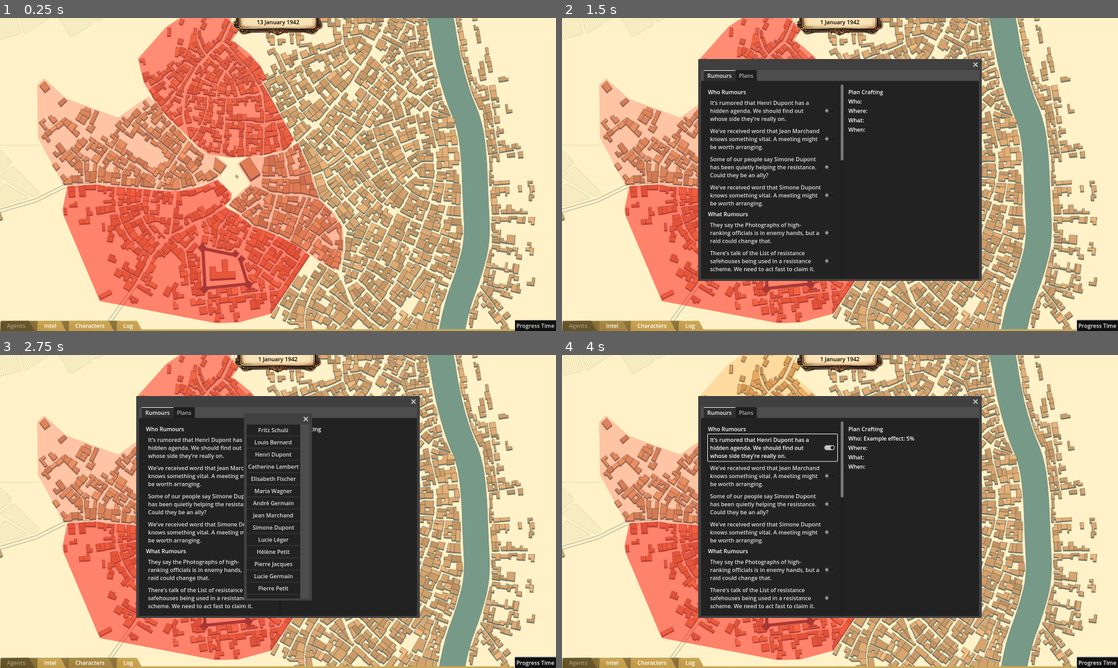
Above: before the commit, frames 1-4 (two rows, left to right).
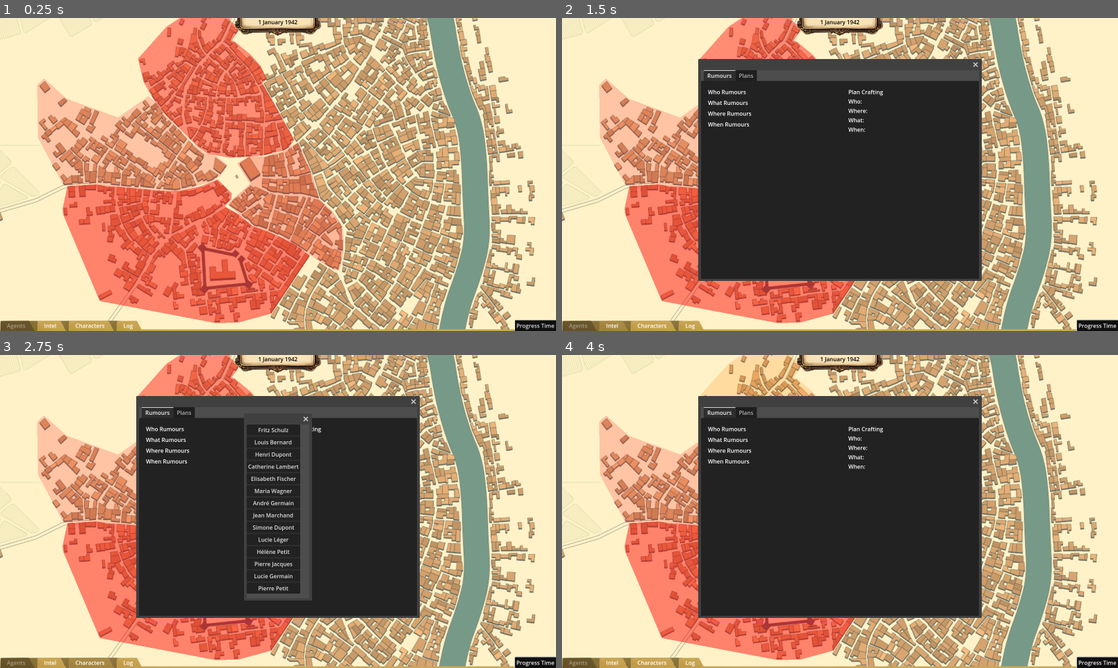
Above: after the commit, the same moments.

Repository: Stormwind-Gaming/stw-gogj-24
Game: Godot game, scene res://scenes/map.tscn
Two runs of this game, one before a commit and one after it. Both use one fixed random seed, a clock stepped at 60 frames per second and the inputs below.
Inputs (mouse positions are in pixels of both pictures, inside the frame that each line leads up to):
- Up to frame 1 (0.25 s): no input
- Up to frame 2 (1.5 s): click "Progress Time" at 0.5 s; click "Intel" at 1.25 s
- Up to frame 3 (2.75 s): click "Characters" at 2 s
- Up to frame 4 (4 s): click "Log" at 2.75 s; click (773, 448) at 3.5 s, where only the run before the commit has a clickable "It’s rumored that Henri Dupon…"

The runs differ from the first frame. In frame 1, 0.2% of the frame differs, in the area x 41-59%, y 0-6%; in frame 2, 2.7%; in frame 3, 2.5%; in frame 4, 2.9%, in the area x 26-64%, y 21-81%.

Commit message:
fix: cleaned up some potenital bugs and loose ends feat: updated actions to take multiple characters feat: made pois glow green when available

Diff:
--- a/scenes/districts/district_c.tscn
+++ b/scenes/districts/district_c.tscn
@@ -26,7 +26,7 @@
 [node name="Poi" parent="pois" instance=ExtResource("3_bhahb")]
 poi_static = true
 poi_static_type = 10
-poi_static_name = "Test C"
+poi_static_name = "Static PoI"
 poi_static_description = "Test Static"
 
 [node name="CollisionPolygon2D" type="CollisionPolygon2D" parent="pois/Poi"]
--- a/scenes/gui/header.tscn
+++ b/scenes/gui/header.tscn
@@ -41,6 +41,6 @@
 layout_mode = 2
 size_flags_horizontal = 3
 theme_override_colors/font_color = Color(0, 0, 0, 1)
-text = "13 January 1942"
+text = "1 January 1942"
 horizontal_alignment = 1
 vertical_alignment = 1
--- a/scenes/gui/log_list.tscn
+++ b/scenes/gui/log_list.tscn
@@ -7,8 +7,11 @@
 script = ExtResource("1_t6t8q")
 
 [node name="PanelContainer" type="PanelContainer" parent="."]
-offset_right = 40.0
-offset_bottom = 40.0
+anchors_preset = 15
+anchor_right = 1.0
+anchor_bottom = 1.0
+grow_horizontal = 2
+grow_vertical = 2
 
 [node name="MarginContainer" type="MarginContainer" parent="PanelContainer"]
 layout_mode = 2
@@ -16,5 +19,9 @@
 [node name="LogListContainer" type="VBoxContainer" parent="PanelContainer/MarginContainer"]
 layout_mode = 2
 
-[node name="Label" type="Label" parent="PanelContainer/MarginContainer/LogListContainer"]
+[node name="Label" type="RichTextLabel" parent="PanelContainer/MarginContainer/LogListContainer"]
+custom_minimum_size = Vector2(10, 10)
 layout_mode = 2
+size_flags_vertical = 3
+bbcode_enabled = true
+autowrap_mode = 2
--- a/scenes/gui/post_radial_assignment.tscn
+++ b/scenes/gui/post_radial_assignment.tscn
@@ -7,11 +7,12 @@
 
 [sub_resource type="StyleBoxEmpty" id="StyleBoxEmpty_7d8bq"]
 
-[node name="Post Radial Assignment" type="Window" node_paths=PackedStringArray("agent_card_grid", "asigned_label", "assigned_agents_label", "charm_label", "subtlety_label", "smarts_label")]
+[node name="Post Radial Assignment" type="Window" node_paths=PackedStringArray("continue_button", "agent_card_grid", "asigned_label", "assigned_agents_label", "charm_label", "subtlety_label", "smarts_label")]
 title = "<type of plan>"
 position = Vector2i(500, 250)
 size = Vector2i(600, 400)
 script = ExtResource("1_2cqh1")
+continue_button = NodePath("PanelContainer/MarginContainer/HBoxContainer/VBoxContainer/Button")
 agent_card_grid = NodePath("PanelContainer/MarginContainer/HBoxContainer/LeftPanelContainer/MarginContainer/HBoxContainer/ScrollContainer/GridContainer")
 asigned_label = NodePath("PanelContainer/MarginContainer/HBoxContainer/VBoxContainer/RightPanelContainer/MarginContainer/VBoxContainer/Label")
 assigned_agents_label = NodePath("PanelContainer/MarginContainer/HBoxContainer/VBoxContainer/RightPanelContainer/MarginContainer/VBoxContainer/AssignedAgents")
@@ -158,6 +159,7 @@
 [node name="Button" type="Button" parent="PanelContainer/MarginContainer/HBoxContainer/VBoxContainer"]
 layout_mode = 2
 focus_mode = 0
+disabled = true
 text = "Assign Task"
 
 [connection signal="pressed" from="PanelContainer/MarginContainer/HBoxContainer/VBoxContainer/Button" to="." method="_on_button_pressed"]
--- a/scripts/game_controller.gd
+++ b/scripts/game_controller.gd
@@ -11,35 +11,37 @@
 # Structure to store each action
 class Action:
 	var poi: PointOfInterest  # Point of Interest
-	var character: Character  # Character involved
+	var characters: Array[Character]  # Character involved
 	var action_type: Enums.ActionType  # Type of action
 	var additional_info: Dictionary = {}  # Optional additional information, e.g., a second character
 
 	# Constructor for the Action class
-	func _init(poi: PointOfInterest, character: Character, action_type: Enums.ActionType, additional_info: Dictionary = {}):
+	func _init(poi: PointOfInterest, characters: Array[Character], action_type: Enums.ActionType, additional_info: Dictionary = {}):
 		self.poi = poi
-		self.character = character
+		self.characters = characters
 		self.action_type = action_type
 		self.additional_info = additional_info
 
 # List to store all actions for the current turn
-var actions: Array = []
+var actions: Array[Action] = []
 # Variable to track the current turn number
 var turn_number: int = 0
 # Multidimensional array to log the output of each turn
 var turn_logs: Array = []
 
 # Method to add an action
-func add_action(poi: PointOfInterest, character: Character, action_type: Enums.ActionType, additional_info: Dictionary = {}) -> void:
+func add_action(poi: PointOfInterest, characters: Array[Character], action_type: Enums.ActionType, additional_info: Dictionary = {}) -> void:
 	# check if this character is already assigned to an action
 	for action in actions:
-		if action.character == character:
-			# delete the previous action
-			actions.erase(action)
-			print("Deleting previous action for character:", character)
-
-	print("Adding action:", poi, character, action_type)
-	var new_action = Action.new(poi, character, action_type, additional_info)
+		for existing_action_character in action.characters:
+			for new_action_character in characters:
+				if existing_action_character == new_action_character:
+					# delete the previous action
+					actions.erase(action)
+					print("Deleting previous action for character:", new_action_character.get_full_name())
+
+	print("Adding action:", poi, characters, action_type)
+	var new_action = Action.new(poi, characters, action_type, additional_info)
 	actions.append(new_action)
 
 
@@ -53,11 +55,22 @@
 		var success: bool = false
 		match action.action_type:
 			Enums.ActionType.ESPIONAGE:
-				print("Action: ", action.poi, action.character)
-				log_message = "Processing ESPIONAGE action at " + str(action.poi.poi_name) + " by " + str(action.character.first_name + " " + action.character.last_name)
+				print("Action: ", action.poi, action.characters)
+				log_message = "Processing ESPIONAGE action at [b]" + str(action.poi.poi_name) + "[/b] by "
+				for character in action.characters:
+					log_message += "[b]" + character.first_name + " " + character.last_name + "[/b], "
 				current_turn_log.append(log_message)
 
-				var subtle_roll = _bounded_sigmoid_check(action.character.subtlety, true)
+				var combined_subtlety = 0
+				var combined_smarts = 0
+				var combined_charm = 0
+
+				for character in action.characters:
+					combined_subtlety += character.subtlety
+					combined_smarts += character.smarts
+					combined_charm += character.charm
+
+				var subtle_roll = _bounded_sigmoid_check(combined_subtlety, true)
 
 				if(subtle_roll.success):
 					log_message = "Succeeded subtlety check..." + str(subtle_roll)
@@ -66,7 +79,7 @@
 					match action.poi.stat_check_type:
 						Enums.StatCheckType.SMARTS:
 
-							var smarts_roll = _bounded_sigmoid_check(action.character.smarts, true)
+							var smarts_roll = _bounded_sigmoid_check(combined_smarts, true)
 
 							if(smarts_roll.success):
 								log_message = "Succeeded smarts check..." + str(smarts_roll)
@@ -76,7 +89,7 @@
 								log_message = "Failed smarts check..." + str(smarts_roll)
 								current_turn_log.append(log_message)
 						Enums.StatCheckType.CHARM:
-							if(_bounded_sigmoid_check(action.character.charm)):
+							if(_bounded_sigmoid_check(combined_charm)):
 								log_message = "Succeeded charm check..."
 								current_turn_log.append(log_message)
 								success = true
@@ -89,12 +102,12 @@
 
 
 		if success:
-			log_message = "The mission was a success!"
+			log_message = "[color=green]The mission was a success![/color]"
 			print(IntelFactory)
 			current_turn_log.append(log_message)
 			IntelFactory.create_rumour(action.poi.rumour_config)
 		else:
-			log_message = "The mission was a failure! :("
+			log_message = "[color=red]The mission was a failure! :([/color]"
 			current_turn_log.append(log_message)
 
 
@@ -162,12 +175,22 @@
 func _on_radial_option_selected(option: Enums.ActionType) -> void:
 	radial_menu_open.hide()
 
+	# if quit, do nothing
 	if option == Enums.ActionType.NONE:
-		return
-
+		# create a tiny timer to get around erroneous clickthroughs
+		await get_tree().create_timer(0.1).timeout
+		radial_menu_open.queue_free()
+		radial_menu_open = null
+		return
+
+	# if info, show info
 	if option == Enums.ActionType.INFO:
 		print("Showing info for POI: ", poi_for_radial)
 		# poi_for_radial.show_info()
+		# create a tiny timer to get around erroneous clickthroughs
+		await get_tree().create_timer(0.1).timeout
+		radial_menu_open.queue_free()
+		radial_menu_open = null
 		return
 
 	# popup a post_radial_assignment menu
@@ -178,7 +201,7 @@
 
 func _on_post_radial_assignment_option_selected(option: Enums.ActionType, selected_agents: Array[Character], additions: Array) -> void:
 	if option != Enums.ActionType.NONE and option != Enums.ActionType.INFO:
-		GameController.add_action(poi_for_radial, selected_agents[0], option)
+		GameController.add_action(poi_for_radial, selected_agents, option)
 
 	# create a tiny timer to get around erroneous clickthroughs
 	await get_tree().create_timer(0.1).timeout
--- a/scripts/gui/post_radial_assignment.gd
+++ b/scripts/gui/post_radial_assignment.gd
@@ -1,5 +1,6 @@
 extends Window
 
+@export var continue_button: Button
 @export var agent_card_grid: GridContainer
 @export var asigned_label: Label
 @export var assigned_agents_label: Label
@@ -37,6 +38,8 @@
 		agent_instance.connect('agent_card_selected', _on_agent_card_selected)
 		agent_card_grid.add_child(agent_instance)
 
+	# set max agents to 1 or 2
+	max_agents = randi() % 2 + 1
 	asigned_label.text = 'Assigned Agents (0/%s):' % max_agents
 
 func _on_close_requested():
@@ -49,7 +52,15 @@
 		# enable all cards
 		for child in agent_card_grid.get_children():
 			child.enable_card()
+
+		# if no cards are selected, disable the button
+		if selected_agents.size() == 0:
+			continue_button.disabled = true
 	else:
+		# enable the button
+		continue_button.disabled = false
+
+		# add the agent to the selected agents
 		selected_agents.append(agent)
 		if selected_agents.size() >= max_agents:
 			# disable all other agents
--- a/scripts/map.gd
+++ b/scripts/map.gd
@@ -26,13 +26,11 @@
 
 	# add 4 characters
 	for i in range(4):
-		var character = CharacterFactory.create_character()
-		$CanvasLayer/Map_Panel_Left.add_character_card(character.id)
-
-		var whoR = IntelFactory.create_rumour(IntelFactory.RumourConfig.new(100,0,0,0))
-		var whereR = IntelFactory.create_rumour(IntelFactory.RumourConfig.new(0,100,0,0))
-		var whatR = IntelFactory.create_rumour(IntelFactory.RumourConfig.new(0,0,100,0))
-		var whenR = IntelFactory.create_rumour(IntelFactory.RumourConfig.new(0,0,0,100))
+		# var whoR = IntelFactory.create_rumour(IntelFactory.RumourConfig.new(100,0,0,0))
+		# var whereR = IntelFactory.create_rumour(IntelFactory.RumourConfig.new(0,100,0,0))
+		# var whatR = IntelFactory.create_rumour(IntelFactory.RumourConfig.new(0,0,100,0))
+		# var whenR = IntelFactory.create_rumour(IntelFactory.RumourConfig.new(0,0,0,100))
+		pass
 
 
 	#var plan = IntelFactory.combine_rumours([whoR, whereR, whatR, whenR])
--- a/scripts/pois/poi.gd
+++ b/scripts/pois/poi.gd
@@ -21,6 +21,7 @@
 
 # Variables for scale animation
 var no_color = Color(0, 0, 0, 0) # No color
+var selectable_color = Color(0, 1, 0, 0.5) # No color
 var highlight_color = Color(1, 1, 1, 0.5) # Orange color
 
 signal poi_hovered
@@ -64,7 +65,11 @@
 
 # Function to return to normal size on mouse exit
 func _on_mouse_exited():
-	$Polygon2D.color = no_color
+	if not enabled:
+		$Polygon2D.color = no_color
+		return
+	else:
+		$Polygon2D.color = selectable_color
 	emit_signal("poi_unhovered")
 
 func _on_poi_clicked(viewport: Node, event: InputEvent, shape_idx: int) -> void:
@@ -89,8 +94,11 @@
 
 func _on_district_just_focused(district: District) -> void:
 	if district == parent_district:
+		# set color to selectable
+		$Polygon2D.color = selectable_color
 		# helper timer to get around erroneous clickthroughs
 		await get_tree().create_timer(0.1).timeout
 		enabled = true
 	else:
+		$Polygon2D.color = no_color
 		enabled = false
